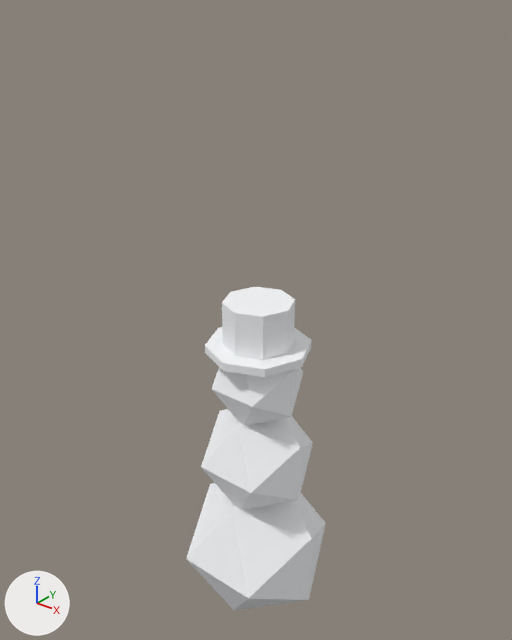
What one commit did to the glTF model public/studio/v2.15.0/d_snowman/model.glb.
Camera for both pictures: a camera (50 mm lens) standing at (5.47, -6.89, 8.22) and looking at (-0.22, 0.22, 3.81). Every picture has the same lights, and +X, +Y and +Z are marked at lower left. The first picture is the older version. Where no turn or scale is listed for an object, it has been applied to the vertices.

Before the edit, the objects in view are built like this:
```python
me_geometry_0 = bpy.data.meshes.new('geometry_0')
me_geometry_0.from_pydata(...)  # an icosphere of 20 faces spanning x -1.02..1.02, y -1.02..1.02, z -1.02..1.02
me_geometry_0.materials.append(mat_defaultmaterial)
me_geometry_1 = bpy.data.meshes.new('geometry_1')
me_geometry_1.from_pydata(...)  # an icosphere of 20 faces spanning x -0.77..0.77, y -0.77..0.77, z 0.93..2.47
me_geometry_1.materials.append(mat_defaultmaterial_001)
me_geometry_2 = bpy.data.meshes.new('geometry_2')
me_geometry_2.from_pydata(...)  # an icosphere of 20 faces spanning x -0.595..0.595, y -0.595..0.595, z 2.405..3.595
me_geometry_2.materials.append(mat_defaultmaterial_002)
me_geometry_3 = bpy.data.meshes.new('geometry_3')
me_geometry_3.from_pydata(...)  # an 8-sided cylinder along z spanning x -0.5..0.5, y -0.5..0.5, z 3.55..4.25
me_geometry_3.materials.append(mat_defaultmaterial_003)
me_geometry_4 = bpy.data.meshes.new('geometry_4')
me_geometry_4.from_pydata(...)  # an 8-sided cylinder along z spanning x -0.75..0.75, y -0.75..0.75, z 3.49..3.61
me_geometry_4.materials.append(mat_defaultmaterial_004)
ob_part0 = bpy.data.objects.new('part0', me_geometry_0)
ob_part0.location = (0.0, 0.0, 0.0)
ob_part1 = bpy.data.objects.new('part1', me_geometry_1)
ob_part1.location = (0.0, 0.0, 0.0)
ob_part2 = bpy.data.objects.new('part2', me_geometry_2)
ob_part2.location = (0.0, 0.0, 0.0)
ob_part3 = bpy.data.objects.new('part3', me_geometry_3)
ob_part3.location = (0.0, 0.0, 0.0)
ob_part4 = bpy.data.objects.new('part4', me_geometry_4)
ob_part4.location = (0.0, 0.0, 0.0)
```
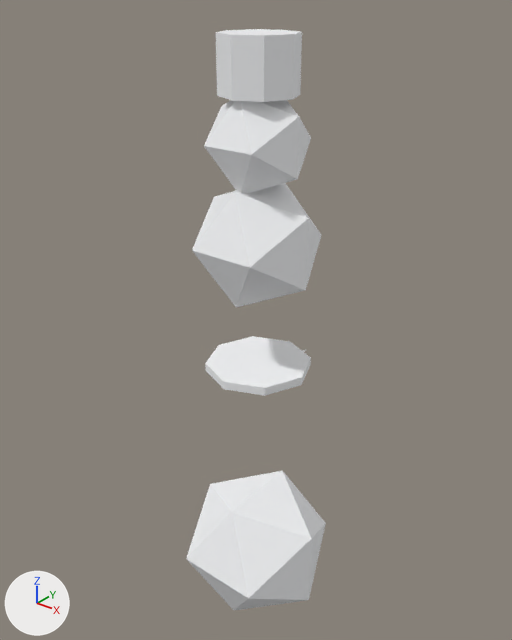
The edits, one by one:
me_geometry_1 is used by ob_part1; location (0.0, 0.0, 0.0).
me_geometry_1 had 12 vertices, 20 faces and spanned x -0.77..0.77, y -0.77..0.77, z 0.93..2.47.
me_geometry_1 now has 12 vertices, 20 faces and spans x -0.77..0.77, y -0.77..0.77, z 4.32..5.85.
me_geometry_1 part 1: the whole mesh is moved by (0.0, 0.0, 3.39).
me_geometry_2 is used by ob_part2; location (0.0, 0.0, 0.0).
me_geometry_2 had 12 vertices, 20 faces and spanned x -0.595..0.595, y -0.595..0.595, z 2.405..3.595.
me_geometry_2 now has 12 vertices, 20 faces and spans x -0.595..0.595, y -0.595..0.595, z 5.793..6.984.
me_geometry_2 part 2: the whole mesh is moved by (0.0, 0.0, 3.388).
me_geometry_3 is used by ob_part3; location (0.0, 0.0, 0.0).
me_geometry_3 had 18 vertices, 32 faces and spanned x -0.5..0.5, y -0.5..0.5, z 3.55..4.25.
me_geometry_3 now has 18 vertices, 32 faces and spans x -0.5..0.5, y -0.5..0.5, z 6.938..7.638.
me_geometry_3 part 3: the whole mesh is moved by (0.0, 0.0, 3.388).
me_geometry_4 is used by ob_part4; location (0.0, 0.0, 0.0).
me_geometry_4 had 18 vertices, 32 faces and spanned x -0.75..0.75, y -0.75..0.75, z 3.49..3.61.
me_geometry_4 now has 18 vertices, 32 faces and spans x -0.75..0.75, y -0.75..0.75, z 3.21..3.33.
me_geometry_4 part 4: the whole mesh is moved by (0.0, 0.0, -0.28).

Pixel boxes [x1, y1, x2, y2] of what changed, in the pictures (512 x 640 px):
'part1', moved: before [201, 409, 313, 509]; after [192, 183, 322, 307]
'part2', moved: before [212, 367, 303, 425]; after [204, 100, 311, 194]
'part3', moved: before [222, 287, 295, 360]; after [216, 29, 302, 102]
'part4', moved: before [205, 327, 311, 377]; after [205, 336, 311, 396]
